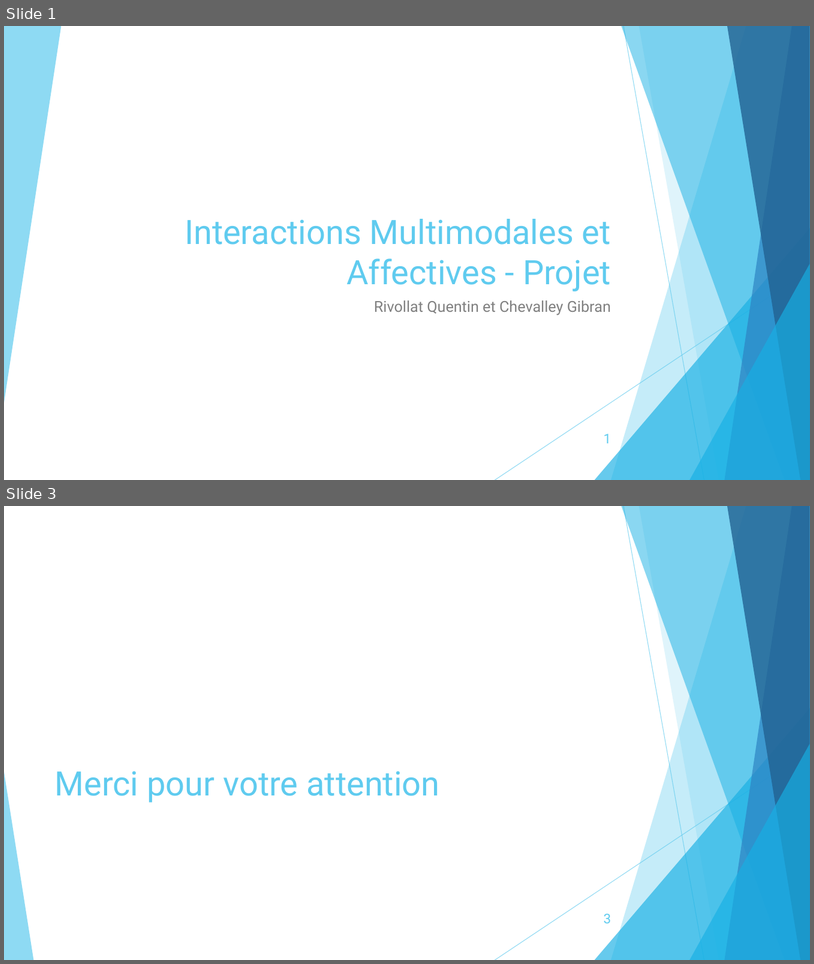
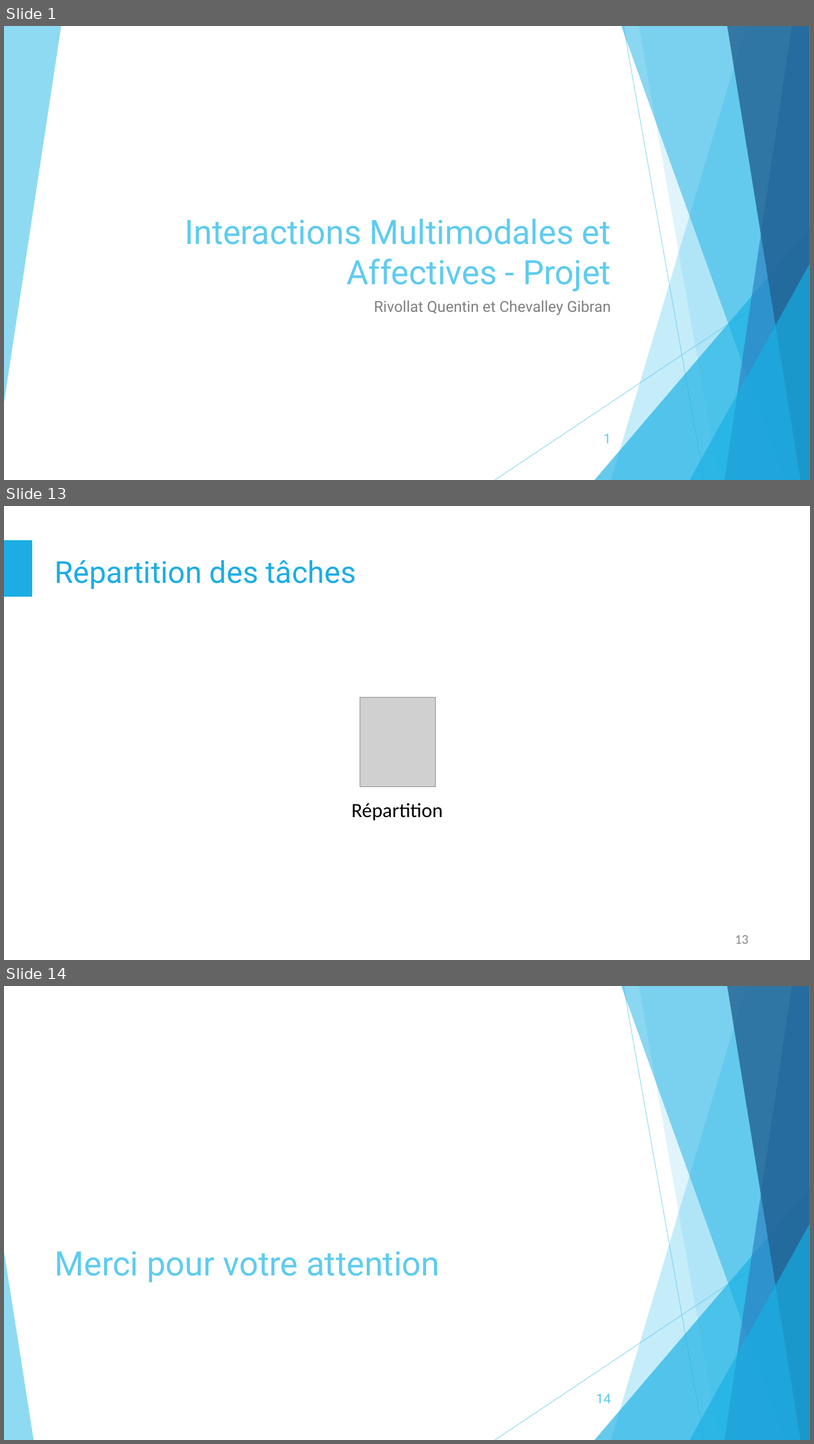
Before and after one commit to LunarX/ProjectTime, a slide deck: Documents/Presentation_final_1.pptx. Shown one above the other, each under a label of ours: slides 1 and 3 before the commit, slides 1, 13 and 14 after it; the slides between them are not shown. The pictures are 814x964 and 814x1444 pixels, drawn with LibreOffice and Linux fonts; fonts in the diff are those of the drawing; grey boxes stand for pictures. Boxes give left, top, right and bottom in pixels: in the first picture for what was removed or moved away, otherwise in the second. Text is boxed around its words. In the diff, an @@ line names an element or a change of style, - is before the commit and + after.

```diff
--- a/Documents/Presentation_final_1.pptx
+++ b/Documents/Presentation_final_1.pptx
@@ slide 13 added at (4,506,810,960), background #FFFFFF @@
@@ rectangle added at (4,540,32,596), fill #1CADE4, outline #1CADE4 1 pt @@
@@ title added at (55,560,357,589), 36 pt, text #1CADE4 @@
+Répartition des tâches
@@ picture added at (360,697,436,787) @@
@@ text added at (351,802,443,820), 24 pt, text #000000 @@
+Répartition
@@ page number added at (735,934,749,943), 16 pt, text #8C8C8C @@
+13
@@ what was slide 3 is now slide 14 @@
@@ page number at (596,1393,611,1403): text changed @@
-3
+14
```
Also in this commit, not shown: 11 other slides added, 1 slide removed.
